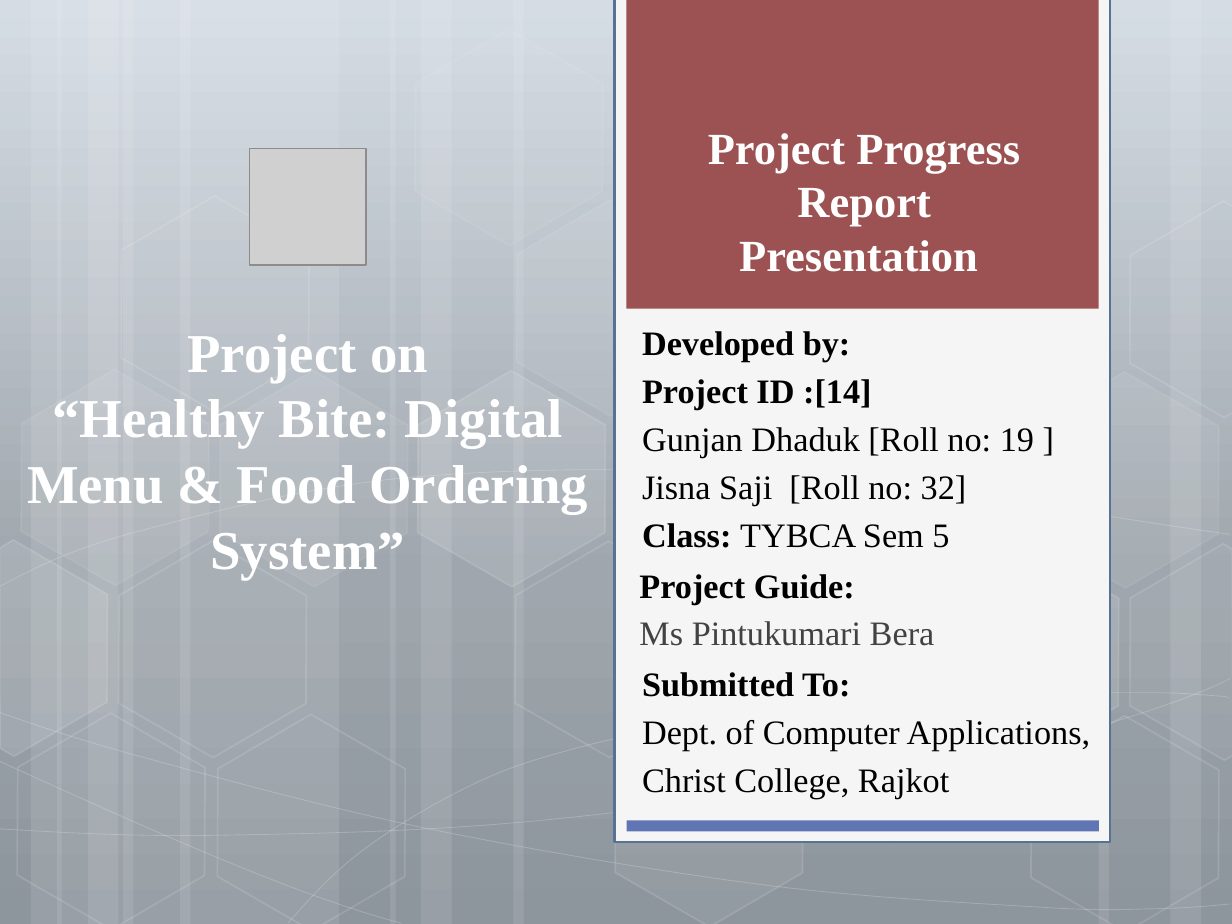
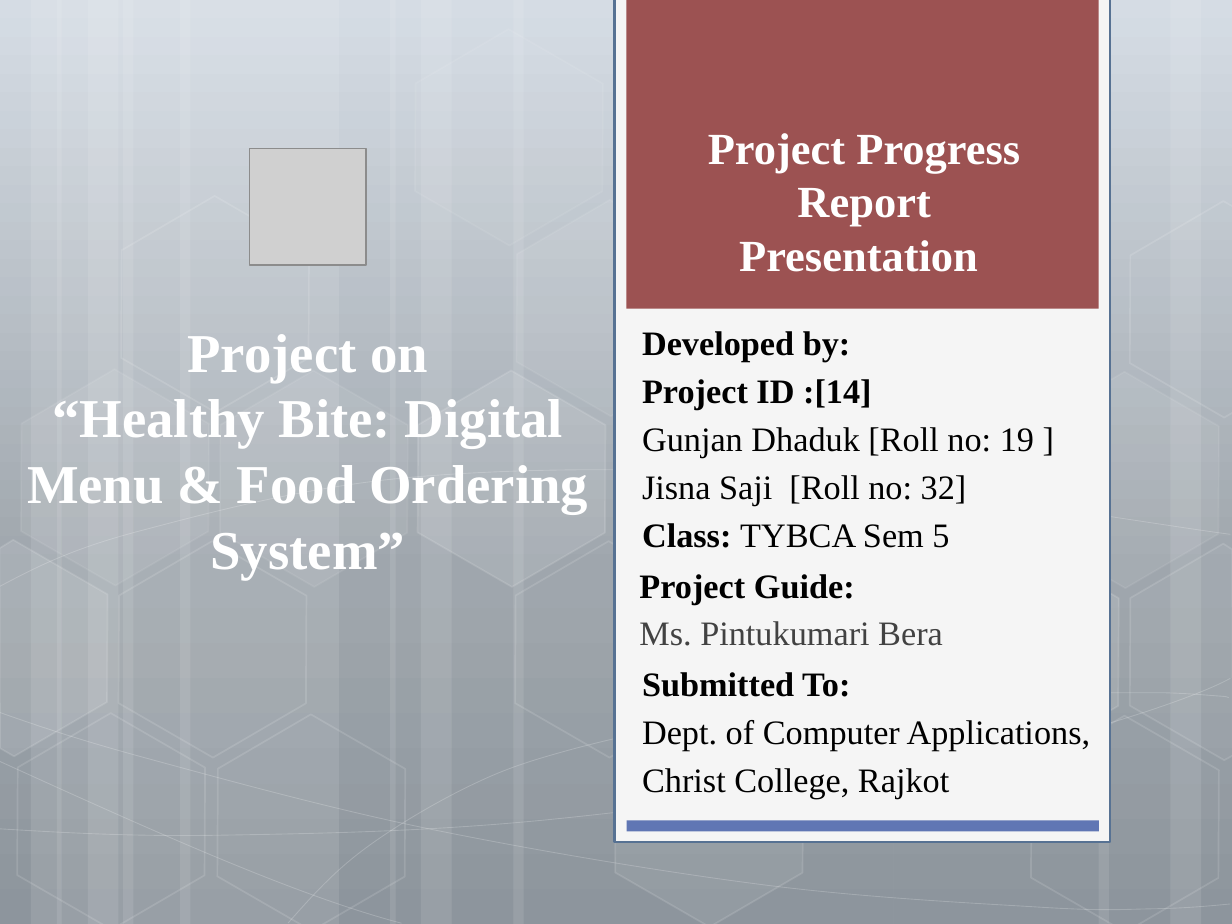
Before and after one commit to gunjandhaduk43-hash/New-healthy-bite, a slide deck: slide 1 of Documentation/Final/ppt/Healthy_Bite_Project_Progress_Presentation.pptx. Drawn at 1232x924 pixels with LibreOffice and Linux fonts; fonts in the diff are those of the drawing; grey boxes stand for pictures. Boxes give left, top, right and bottom in pixels: in the first picture for what was removed or moved away, otherwise in the second. Text is boxed around its words. In the diff, an @@ line names an element or a change of style, - is before the commit and + after.

```diff
--- a/Documentation/Final/ppt/Healthy_Bite_Project_Progress_Presentation.pptx
+++ b/Documentation/Final/ppt/Healthy_Bite_Project_Progress_Presentation.pptx
@@ text at (639,621,943,646): text changed @@
-Ms Pintukumari Bera
+Ms. Pintukumari Bera
```
Also in this commit, not shown: 42 other files.
